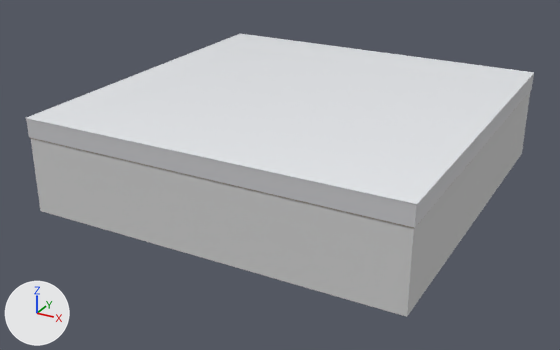
Two versions of the glTF model 3d-assets/plates/terrazzo-multi.glb, one commit apart.
Before and after are seen from a 50 mm lens placed at (0.272, -0.531, 0.19), pointed at (-0.01, -0.019, -0.066). Lighting does not change. The marker at lower left points along +X, +Y and +Z. The older version comes first. Where no turn or scale is listed for an object, it has been applied to the vertices.

The first picture shows 'body', 'substrate', 'topcoat' and 1 more.
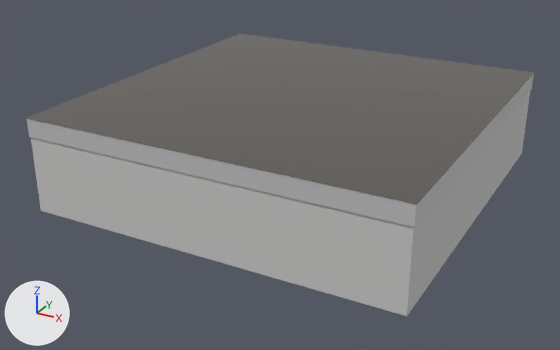
Where the newer file only moved an object's origin or applied its transform, the numbers keep the older frame.

Boxes [x1, y1, x2, y2] around the edits, measured in the pictures (560 x 350 px):
'topcoat', recoloured (white to dark grey)
    both: [26, 34, 534, 204]

Patch to the scene script:
```diff
--- a/3d-assets/plates/terrazzo-multi.glb.py
+++ b/3d-assets/plates/terrazzo-multi.glb.py
@@ mat_var_topcoat @@
 mat_var_topcoat = principled_material('VAR_topcoat')
-mat_var_topcoat.base_color = (0.85, 0.87, 0.9)  # white #edf0f3
+mat_var_topcoat.base_color = (0.1, 0.09, 0.08)  # dark grey #595550
 mat_var_topcoat.roughness = 0.12
```
